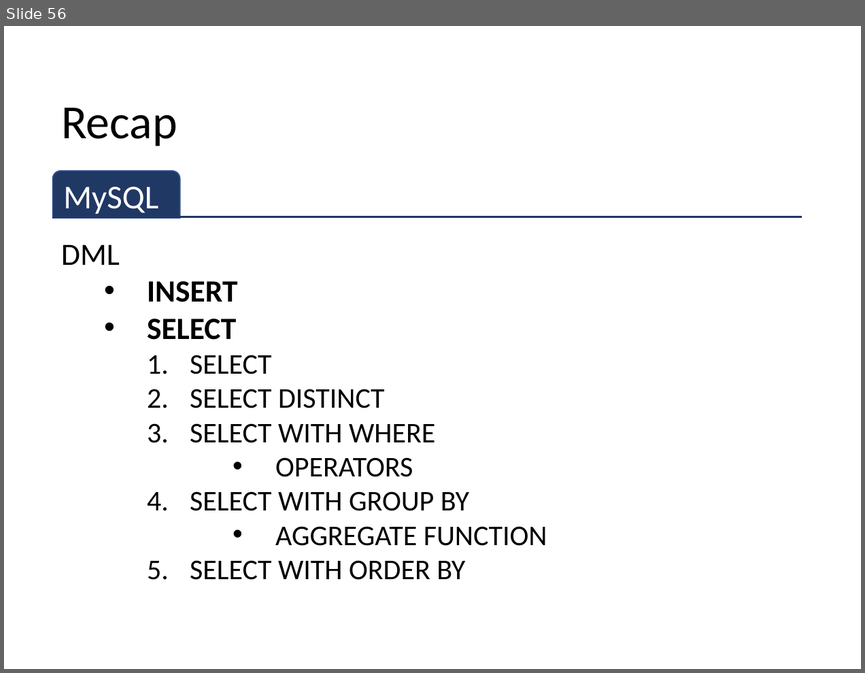
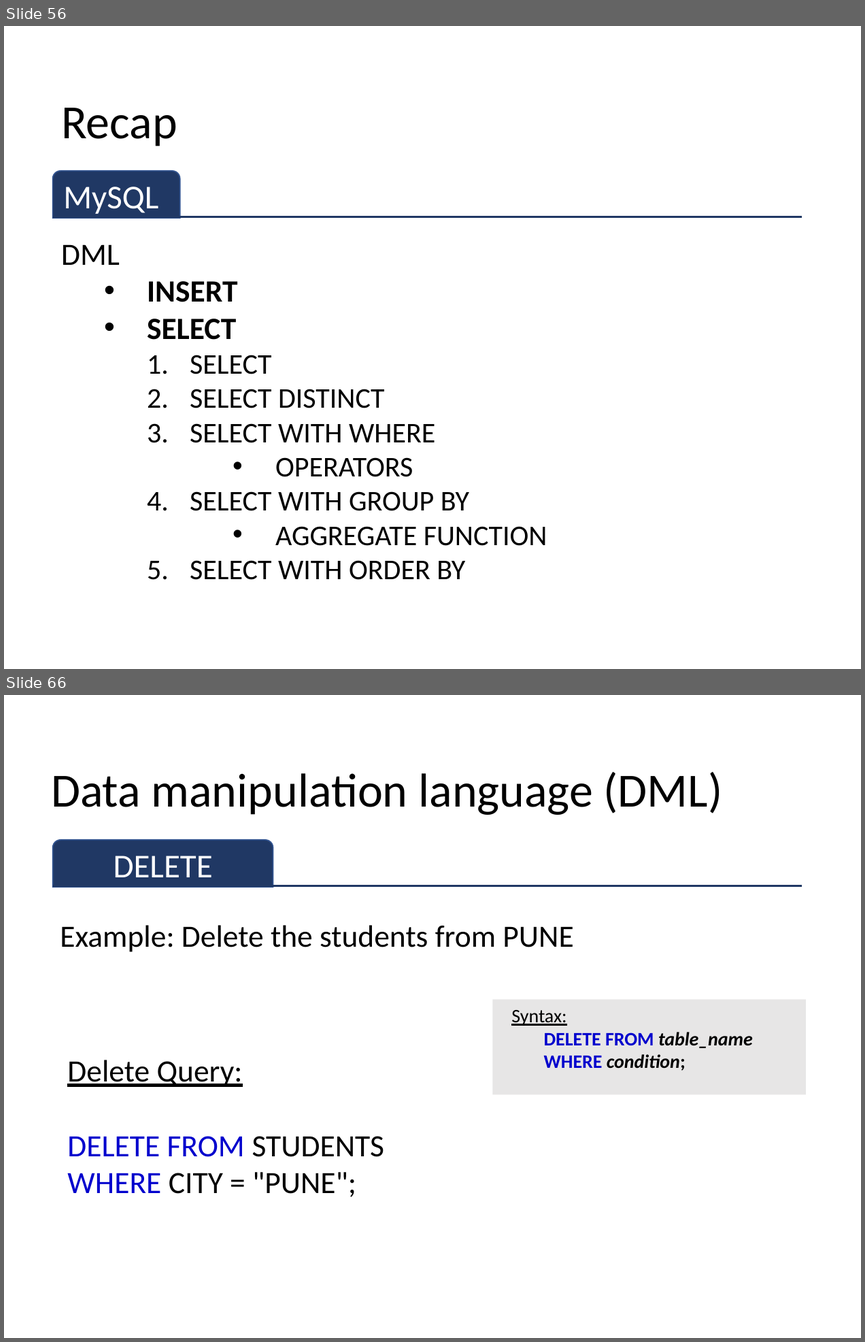
Before and after one commit to sitmbadept/sitmbadept.github.io, a slide deck: 2023/UNIT_2/Site/UNIT-2-PART-1.pptx. Shown one above the other, each under a label of ours: slide 56 before the commit, slides 56 and 66 after it; the slides between them are not shown. The pictures are 865x673 and 865x1342 pixels, drawn with LibreOffice and Linux fonts; fonts in the diff are those of the drawing. Boxes give left, top, right and bottom in pixels: in the first picture for what was removed or moved away, otherwise in the second. Text is boxed around its words. In the diff, an @@ line names an element or a change of style, - is before the commit and + after.

```diff
--- a/2023/UNIT_2/Site/UNIT-2-PART-1.pptx
+++ b/2023/UNIT_2/Site/UNIT-2-PART-1.pptx
@@ slide 66 added at (4,695,861,1338), background #FFFFFF @@
@@ title added at (51,772,723,815), 40 pt, text #000000 @@
+Data manipulation language (DML)
@@ round same rect added at (53,840,273,887), fill #203864, outline #325491 1 pt, 28 pt, text #FFFFFF @@
+DELETE
@@ line added from (53, 886) to (802, 886), #203864 1.5 pt @@
@@ text added at (60,925,573,952), 26 pt, text #000000 @@
+Example: Delete the students from PUNE
@@ rectangle added at (492,999,806,1094), fill #E7E6E6, 16 pt, text #000000, bold @@
+Syntax:
+DELETE FROM table_name
+WHERE condition;
@@ text added at (67,1059,384,1197), 26 pt, text #000000 @@
+Delete Query:
+DELETE FROM STUDENTS
+WHERE CITY = "PUNE";
```
Also in this commit, not shown: 55 other slides added, 9 other files.
